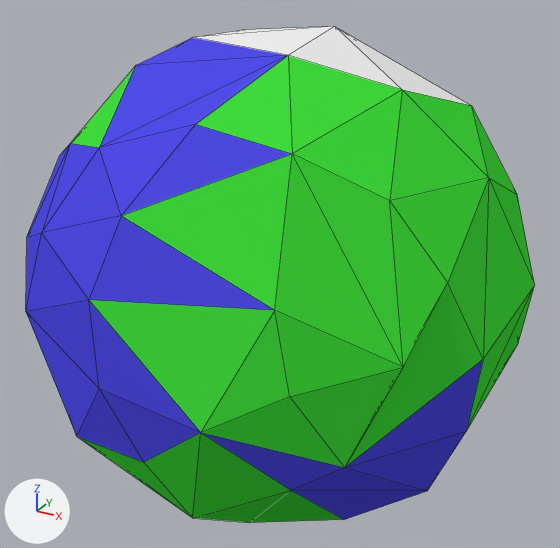
What one commit did to the Blender file Assets/Objects/Planets/ICOEarth 1.blend.
Camera for both pictures: a camera (50 mm lens) standing at (12.15, -21.81, 10.96) and looking at (0.09, 0.14, -0.01). Every picture has the same lights, and +X, +Y and +Z are marked at lower left. Mesh edges are drawn as thin lines.
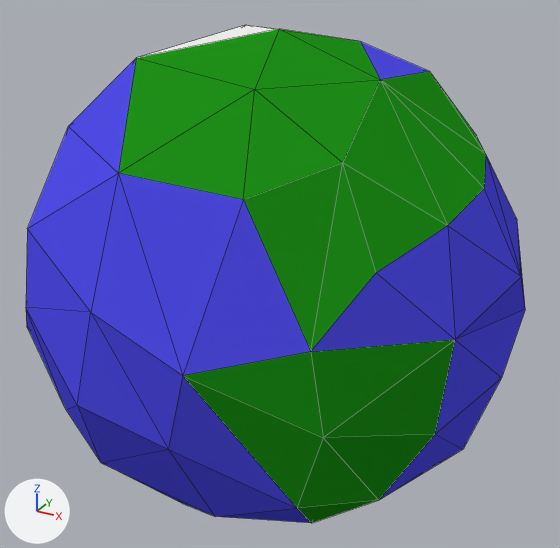
Pixel boxes (x1, y1, x2, y2) of what changed, in the pictures (560 x 548 px):
'Icosphere', recoloured, turned: before (26, 26, 534, 523); after (26, 25, 525, 523)

The change in detail:
Material 'Land' (mat_land) changes colour from green #41df3d to green #20901a; in linear values from (0.0526, 0.736, 0.0461) to (0.0141, 0.281, 0.0101).
Object 'Icosphere' (ob_icosphere) turns from (0, 0, 0) to (11, 8.2, 143) degrees about x, y and z.
